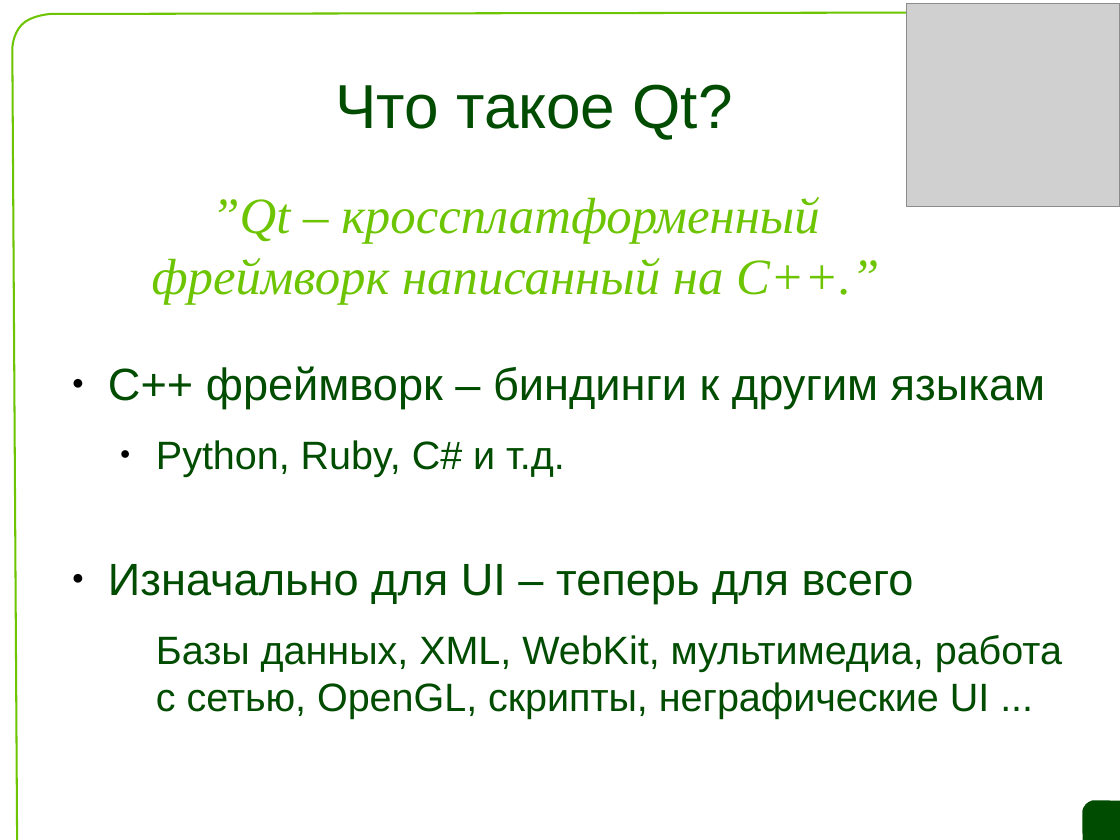
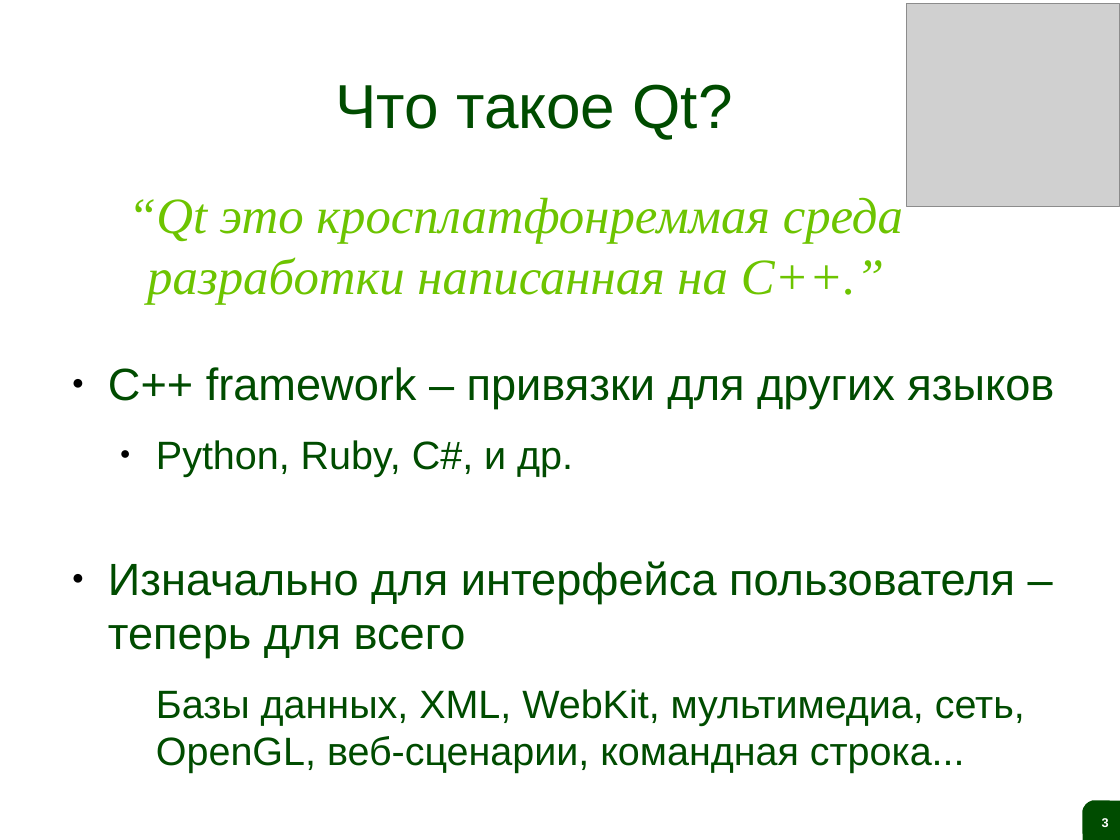
Before and after one commit to saa/qecm, a slide deck: slide 3 of Lectures and Exercises/L01 - The ideas behind Qt and a live demo/L1 Slides.odp. Drawn at 1120x840 pixels with LibreOffice and Linux fonts; fonts in the diff are those of the drawing; grey boxes stand for pictures; background and template pictures are left out. Boxes give left, top, right and bottom in pixels: in the first picture for what was removed or moved away, otherwise in the second. Text is boxed around its words. In the diff, an @@ line names an element or a change of style, - is before the commit and + after.

```diff
--- a/Lectures and Exercises/L01 - The ideas behind Qt and a live demo/L1 Slides.odp
+++ b/Lectures and Exercises/L01 - The ideas behind Qt and a live demo/L1 Slides.odp
@@ freeform shape removed at (12, 12, 1120, 840) @@
@@ text at (128, 197, 903, 304): text changed @@
-”Qt – кроссплатформенный фреймворк написанный на C++.”
+“Qt это кросплатфонреммая среда разработки написанная на C++.”
@@ text at (108, 367, 1054, 773): text changed @@
-● C++ фреймворк – биндинги к другим языкам
-  ● Python, Ruby, C# и т.д.
-● Изначально для UI – теперь для всего
-  Базы данных, XML, WebKit, мультимедиа, работа с сетью, OpenGL, скрипты, неграфические UI ...
+● C++ framework – привязки для других языков
+  ● Python, Ruby, C#, и др.
+● Изначально для интерфейса пользователя – теперь для всего
+  Базы данных, XML, WebKit, мультимедиа, сеть, OpenGL, веб-сценарии, командная строка...
@@ freeform shape removed at (1082, 801, 1120, 840) @@
@@ page number added at (1082, 801, 1120, 840), fill #004C00, 9 pt, text #FFFFFF, bold @@
+3
```
Also in this commit, not shown: 29 other slides changed, 1 slide added, 1 slide removed, 1 other file.
